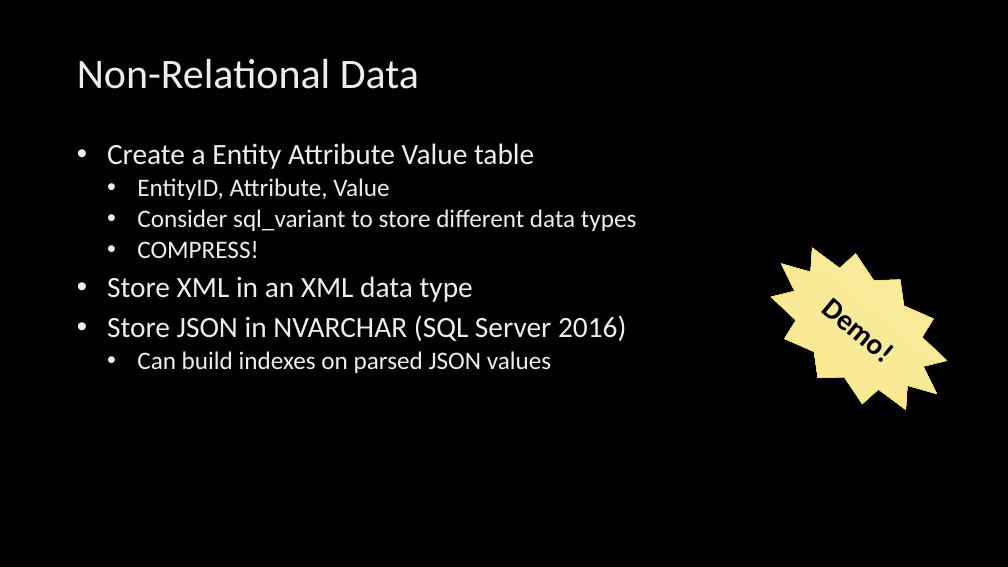
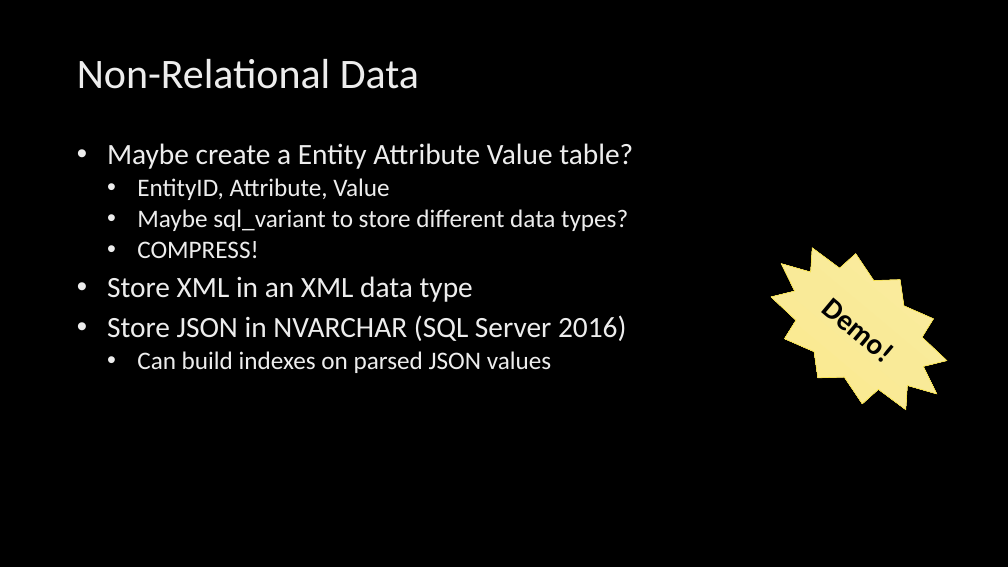
Before and after one commit to billgraziano/kcdc2018, a slide deck: slide 13 of ppt/4. Design Tips/Design Tips.pptx. Drawn at 1008x567 pixels with LibreOffice and Linux fonts; fonts in the diff are those of the drawing; background and template pictures are left out. Boxes give left, top, right and bottom in pixels: in the first picture for what was removed or moved away, otherwise in the second. Text is boxed around its words. In the diff, an @@ line names an element or a change of style, - is before the commit and + after.

```diff
--- a/ppt/4. Design Tips/Design Tips.pptx
+++ b/ppt/4. Design Tips/Design Tips.pptx
@@ text at [107,143,633,169]: text changed @@
-• Create a Entity Attribute Value table
+• Maybe create a Entity Attribute Value table?
@@ text at [137,209,628,231]: text changed @@
-  • Consider sql_variant to store different data types
+  • Maybe sql_variant to store different data types?
```
Also in this commit, not shown: 7 other slides changed, 1 slide removed, 13 other files.
